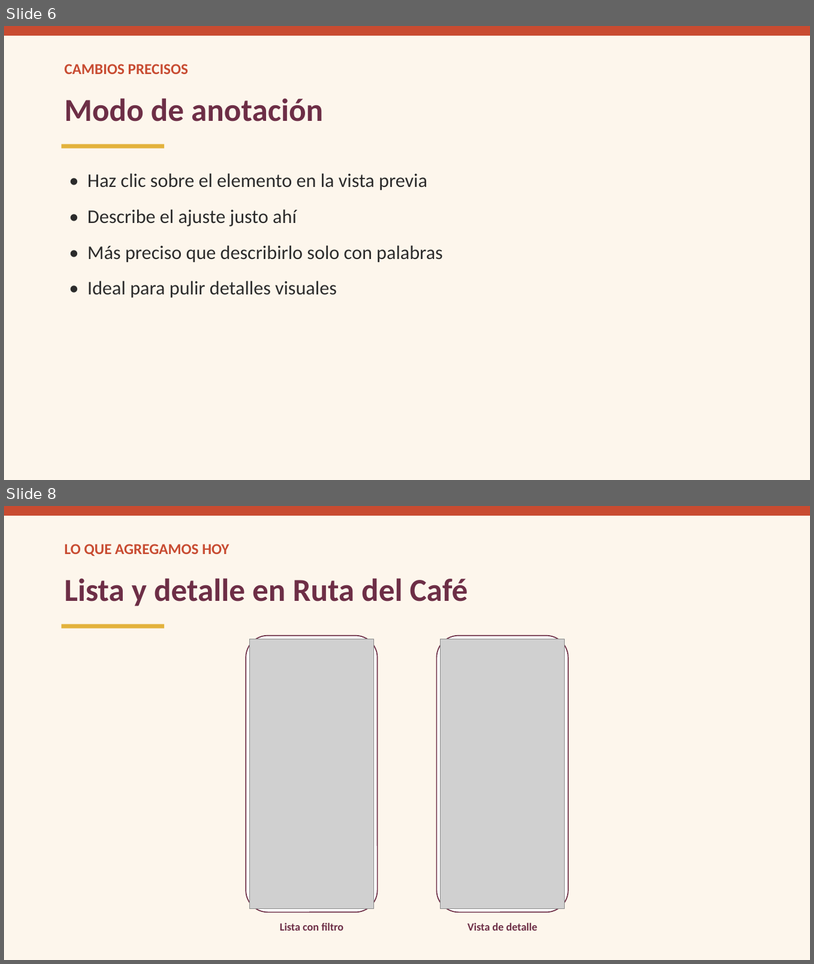
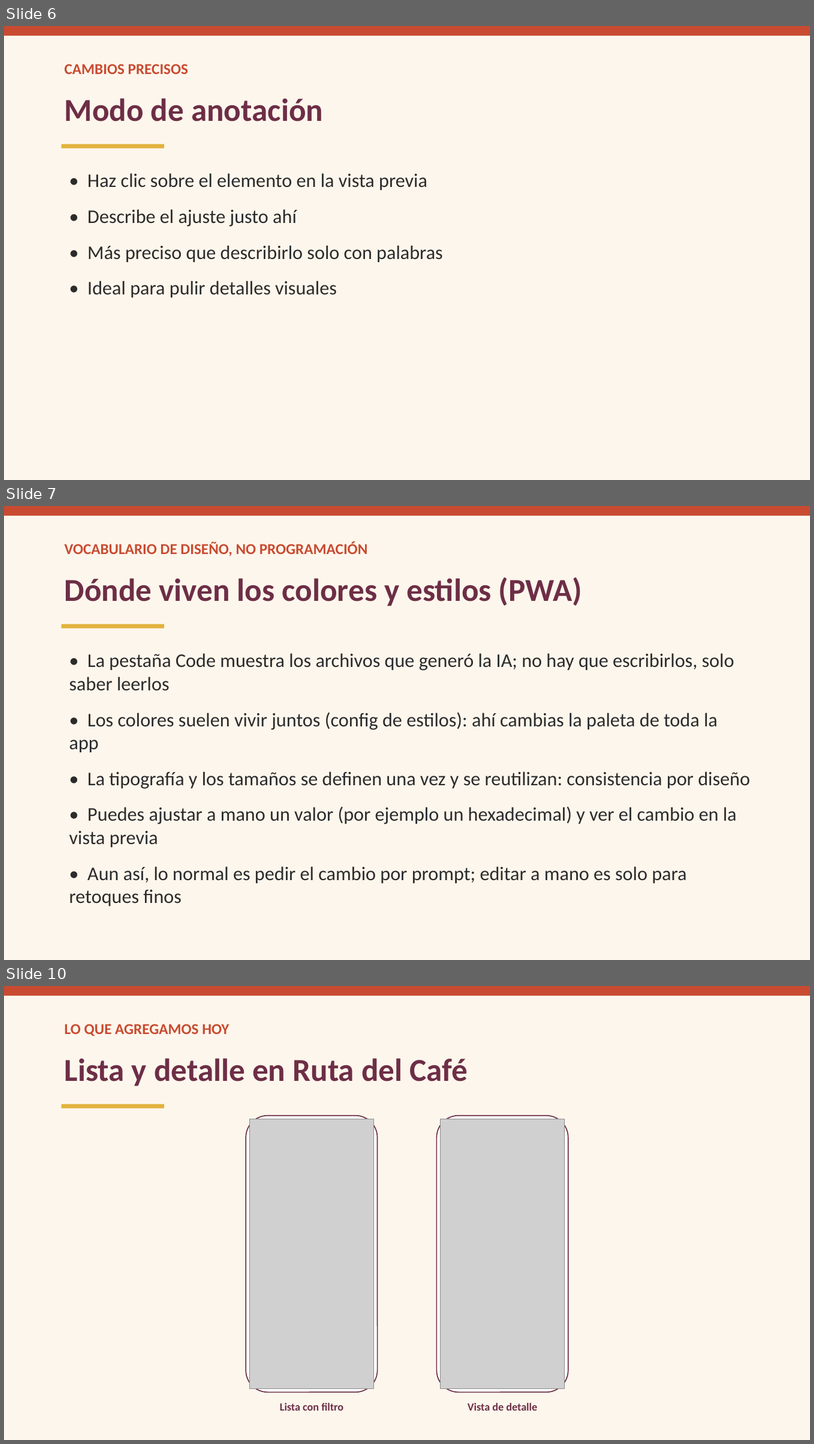
Before and after one commit to ykro/proyectos3-facom-public, a slide deck: slides/sesion-02.pptx. Shown one above the other, each under a label of ours: slides 6 and 8 before the commit, slides 6, 7 and 10 after it; the slides between them are not shown. The pictures are 814x964 and 814x1444 pixels, drawn with LibreOffice and Linux fonts; fonts in the diff are those of the drawing; grey boxes stand for pictures. Boxes give left, top, right and bottom in pixels: in the first picture for what was removed or moved away, otherwise in the second. Text is boxed around its words. In the diff, an @@ line names an element or a change of style, - is before the commit and + after.

```diff
--- a/slides/sesion-02.pptx
+++ b/slides/sesion-02.pptx
@@ slide 7 added at [4,506,810,960], background #FDF6EC @@
@@ rectangle added at [4,506,810,516], fill #C84B31 @@
@@ text added at [65,542,368,556], 18 pt, text #C84B31, bold @@
+VOCABULARIO DE DISEÑO, NO PROGRAMACIÓN
@@ text added at [65,577,582,606], 38 pt, text #6D2E46, bold @@
+Dónde viven los colores y estilos (PWA)
@@ rectangle added at [62,624,164,628], fill #E3B23C @@
@@ text added at [69,653,750,906], 23 pt, text #2B2B2B @@
+• La pestaña Code muestra los archivos que generó la IA; no hay que escribirlos, solo saber leerlos
+• Los colores suelen vivir juntos (config de estilos): ahí cambias la paleta de toda la app
+• La tipografía y los tamaños se definen una vez y se reutilizan: consistencia por diseño
+• Puedes ajustar a mano un valor (por ejemplo un hexadecimal) y ver el cambio en la vista previa
+• Aun así, lo normal es pedir el cambio por prompt; editar a mano es solo para retoques finos
@@ what was slide 8 is now slide 10 @@
```
Also in this commit, not shown: 2 slides changed, 1 other slide added, 59 other files.
